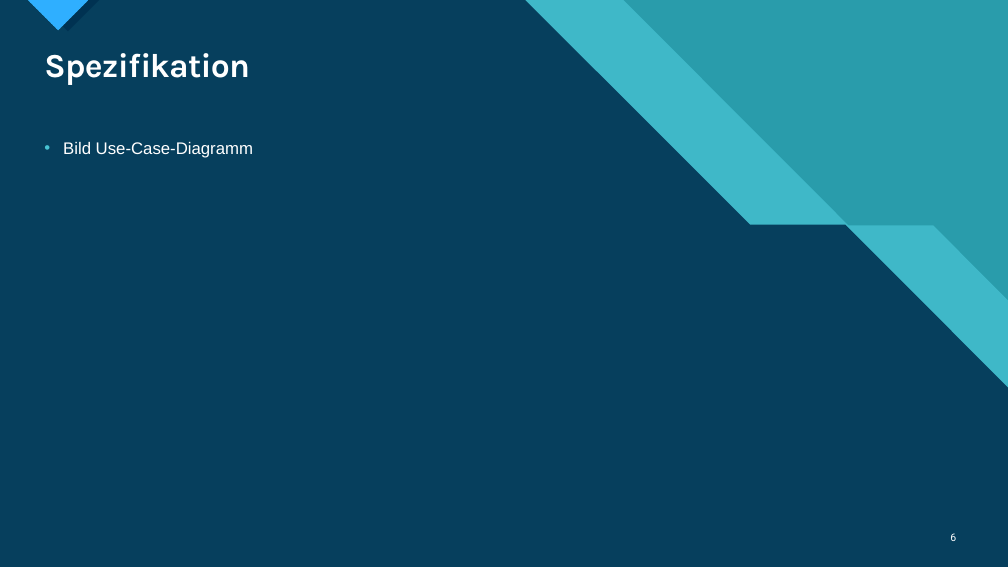
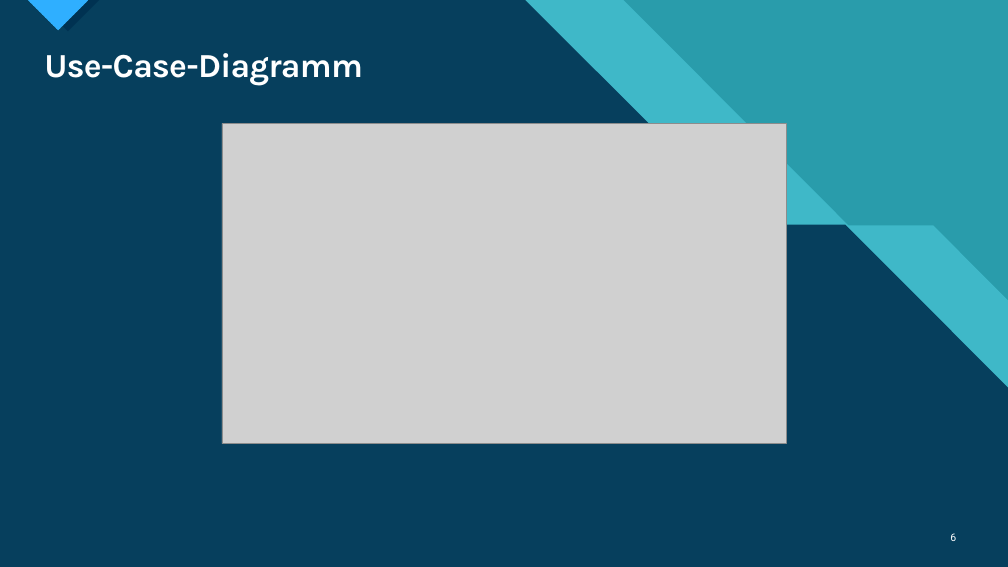
Before and after one commit to TietoLP/IU-Kochbuch, a slide deck: slide 6 of Fallstudie_Kochbuch.pptx. Drawn at 1008x567 pixels with LibreOffice and Linux fonts; fonts in the diff are those of the drawing; grey boxes stand for pictures. Boxes give left, top, right and bottom in pixels: in the first picture for what was removed or moved away, otherwise in the second. Text is boxed around its words. In the diff, an @@ line names an element or a change of style, - is before the commit and + after.

```diff
--- a/Fallstudie_Kochbuch.pptx
+++ b/Fallstudie_Kochbuch.pptx
@@ title at (44, 53, 363, 86): text changed @@
-Spezifikation
+Use-Case-Diagramm
@@ text removed at (63, 142, 253, 158) @@
-• Bild Use-Case-Diagramm
@@ picture added at (222, 123, 786, 443) @@
```
Also in this commit, not shown: 2 other slides changed, 4 slides added, 1 slide removed.
